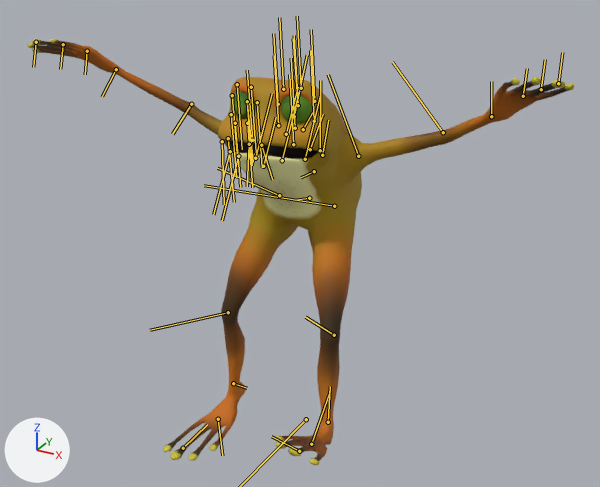
Before and after pictures for a commit that changed the FBX model PepeFrogVenture/Assets/Animations/FinishedPeppe/PeppeCelebrate_Anim.fbx.
Rendered twice from a 50 mm lens placed at (0.01204, -0.02285, 0.01816), pointed at (0.00064, -0.00213, 0.0078). The axes (+X, +Y, +Z) are drawn at lower left. The lights are the same throughout. Both versions are drawn at frame 13 of the action 'Take 001'; the numbers are the values there. The bones that bend it are drawn over the model as lines.

Names of what the first picture shows: 'Peppe_Skinning:PeppeMesh'.
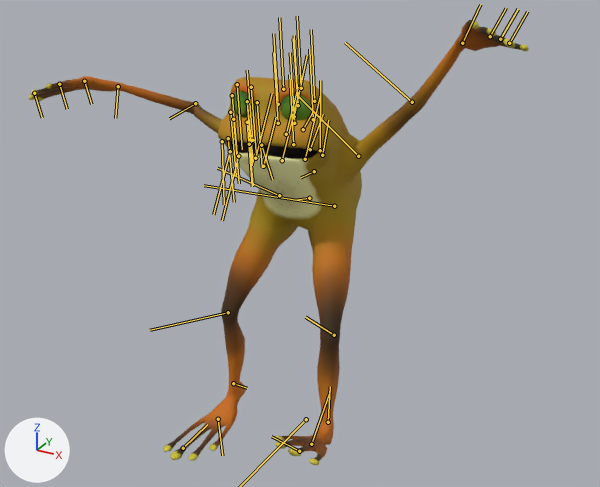
Commit message: Ny Peppe is slutscenen

The change, as JSON lines over the scene's bpy script:
```json
{"block": "bone_peppe_skinning_l_l_eye_02", "where": "bone_peppe_skinning_l_l_eye_02 = bpy.data.objects['Peppe_Skinning:Controls'].pose.bones['Peppe_Skinning:L_L_Eye_02']  # child of 'Peppe_Skinning:Head'"}
{"op": "set", "path": "bone_peppe_skinning_l_l_eye_02.location", "old": "(0.0, 0.0, 0.0)", "new": "(0.0, 0.3, 0.05)"}
{"block": "bone_peppe_skinning_l_l_eye01", "where": "bone_peppe_skinning_l_l_eye01 = bpy.data.objects['Peppe_Skinning:Controls'].pose.bones['Peppe_Skinning:L_L_Eye01']  # child of 'Peppe_Skinning:Head'"}
{"op": "set", "path": "bone_peppe_skinning_l_l_eye01.location", "old": "(0.0, 0.0, 0.0)", "new": "(0.0, 0.18, 0.04)"}
{"block": "bone_peppe_skinning_r_r_eye_03", "where": "bone_peppe_skinning_r_r_eye_03 = bpy.data.objects['Peppe_Skinning:Controls'].pose.bones['Peppe_Skinning:R_R_Eye_03']  # child of 'Peppe_Skinning:Head'"}
{"op": "set", "path": "bone_peppe_skinning_r_r_eye_03.location", "old": "(0.0, 0.0, 0.0)", "new": "(0.0, -0.16, -0.04)"}
{"block": "bone_peppe_skinning_r_r_eye_02", "where": "bone_peppe_skinning_r_r_eye_02 = bpy.data.objects['Peppe_Skinning:Controls'].pose.bones['Peppe_Skinning:R_R_Eye_02']  # child of 'Peppe_Skinning:Head'"}
{"op": "set", "path": "bone_peppe_skinning_r_r_eye_02.location", "old": "(0.0, 0.0, 0.0)", "new": "(0.0, -0.27, -0.13)"}
{"block": "bone_peppe_skinning_l_upperarm", "where": "bone_peppe_skinning_l_upperarm = bpy.data.objects['Peppe_Skinning:Controls'].pose.bones['Peppe_Skinning:L_UpperArm']  # child of 'Peppe_Skinning:L_Clavicle'"}
{"op": "set", "path": "bone_peppe_skinning_l_upperarm.rotation_quaternion", "old": "(0.974, -0.136, 0.178, 0.026)", "new": "(0.942, -0.144, 0.069, 0.297)", "note": "degrees (-16, 21, 0) -> degrees (-14, 12, 33)"}
{"block": "bone_peppe_skinning_l_lowerarm", "where": "bone_peppe_skinning_l_lowerarm = bpy.data.objects['Peppe_Skinning:Controls'].pose.bones['Peppe_Skinning:L_LowerArm']  # child of 'Peppe_Skinning:L_UpperArm'"}
{"op": "set", "path": "bone_peppe_skinning_l_lowerarm.rotation_quaternion", "old": "(0.956, -0.009, -0.275, 0.105)", "new": "(0.999, 0.008, 0.049, -0.021)", "note": "degrees (-5, -32, 14) -> degrees (1, 6, -2)"}
{"block": "bone_peppe_skinning_l_hand", "where": "bone_peppe_skinning_l_hand = bpy.data.objects['Peppe_Skinning:Controls'].pose.bones['Peppe_Skinning:L_Hand']  # child of 'Peppe_Skinning:L_LowerArm'"}
{"op": "set", "path": "bone_peppe_skinning_l_hand.rotation_quaternion", "old": "(0.951, -0.271, 0.135, 0.07)", "new": "(0.856, -0.375, 0.022, -0.355)", "note": "degrees (-31, 17, 4) -> degrees (-43, -13, -40)"}
{"block": "bone_peppe_skinning_r_upperarm", "where": "bone_peppe_skinning_r_upperarm = bpy.data.objects['Peppe_Skinning:Controls'].pose.bones['Peppe_Skinning:R_UpperArm']  # child of 'Peppe_Skinning:R_Clavicle'"}
{"op": "set", "path": "bone_peppe_skinning_r_upperarm.rotation_quaternion", "old": "(0.97, -0.119, 0.179, 0.109)", "new": "(0.97, -0.09, 0.214, 0.077)", "note": "degrees (-12, 22, 10) -> degrees (-9, 25, 7)"}
{"block": "bone_peppe_skinning_r_lowerarm", "where": "bone_peppe_skinning_r_lowerarm = bpy.data.objects['Peppe_Skinning:Controls'].pose.bones['Peppe_Skinning:R_LowerArm']  # child of 'Peppe_Skinning:R_UpperArm'"}
{"op": "set", "path": "bone_peppe_skinning_r_lowerarm.rotation_quaternion", "old": "(0.979, -0.015, -0.15, 0.138)", "new": "(0.918, 0.015, -0.291, 0.269)", "note": "degrees (-4, -17, 17) -> degrees (-9, -33, 35)"}
{"block": "bone_peppe_skinning_r_hand", "where": "bone_peppe_skinning_r_hand = bpy.data.objects['Peppe_Skinning:Controls'].pose.bones['Peppe_Skinning:R_Hand']  # child of 'Peppe_Skinning:R_LowerArm'"}
{"op": "set", "path": "bone_peppe_skinning_r_hand.rotation_quaternion", "old": "(0.927, -0.376, 0.016, -0.009)", "new": "(0.88, -0.435, 0.154, -0.111)", "note": "degrees (-44, 1, -2) -> degrees (-54, 10, -20)"}
```

Boxes (x1, y1, x2, y2) around the edits, measured in the pictures (600 x 487 px):
```json
{"object": "Peppe_Skinning:PeppeMesh", "change": "posed", "before": [27, 39, 574, 465], "after": [28, 20, 529, 465], "on screen": "8% narrower"}
{"bone": "Peppe_Skinning:L_L_Eye_02", "before": "(295, 128) to (291, 58)", "after": "(294, 123) to (290, 52)"}
{"bone": "Peppe_Skinning:L_L_Eye01", "before": "(278, 125) to (274, 55)", "after": "(278, 123) to (273, 52)"}
{"bone": "Peppe_Skinning:R_R_Eye_03", "before": "(231, 114) to (236, 177)", "after": "(230, 112) to (236, 175)"}
{"bone": "Peppe_Skinning:R_R_Eye_02", "before": "(235, 123) to (240, 187)", "after": "(233, 119) to (239, 183)"}
{"bone": "Peppe_Skinning:L_UpperArm", "before": "(358, 156) to (328, 74)", "after": "(358, 156) to (296, 94)"}
{"bone": "Peppe_Skinning:L_LowerArm", "before": "(443, 132) to (392, 62)", "after": "(412, 102) to (345, 42)"}
{"bone": "Peppe_Skinning:L_Hand", "before": "(491, 116) to (491, 81)", "after": "(462, 43) to (480, 4)"}
{"bone": "Peppe_Skinning:R_UpperArm", "before": "(249, 144) to (247, 186)", "after": "(249, 144) to (253, 185)"}
{"bone": "Peppe_Skinning:R_LowerArm", "before": "(191, 104) to (172, 134)", "after": "(195, 103) to (169, 118)"}
{"bone": "Peppe_Skinning:R_Hand", "before": "(116, 69) to (102, 96)", "after": "(118, 86) to (115, 118)"}
```
